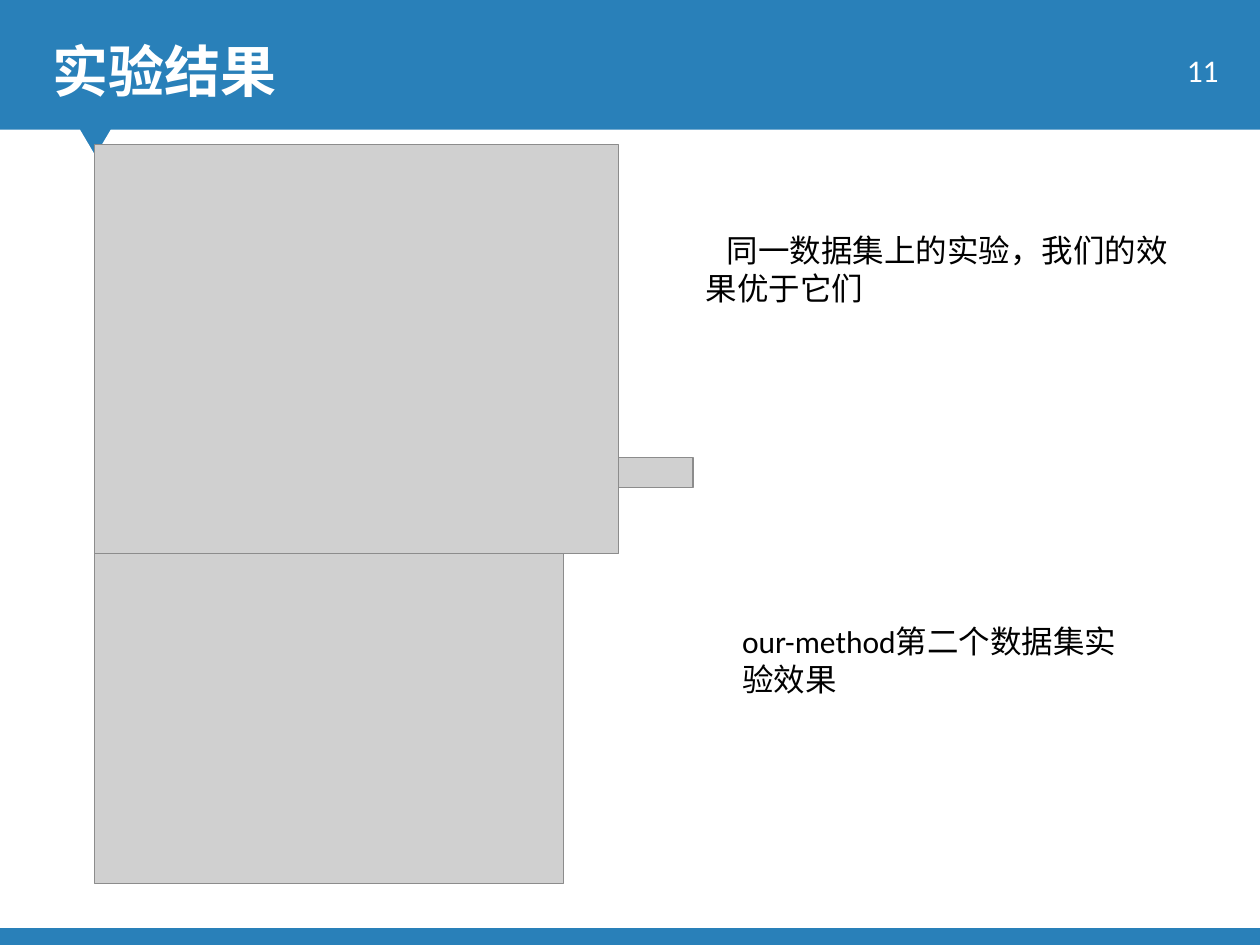
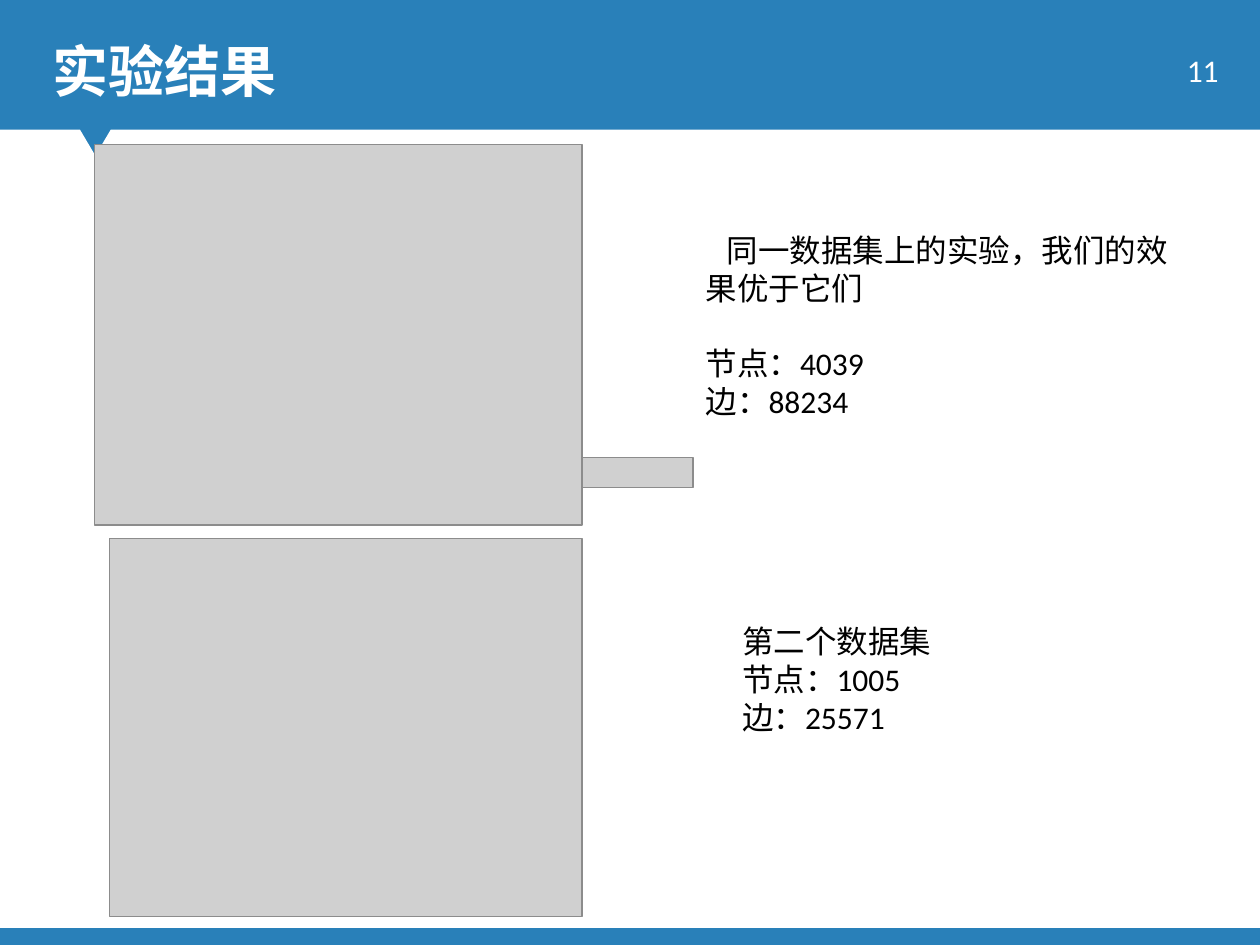
Before and after one commit to 15779235038/mypaper, a slide deck: slide 11 of jarden_center/main_code/single-multiple-source/baseon_setCover/第二周 (2).pptx. Drawn at 1260x945 pixels with LibreOffice and Linux fonts; fonts in the diff are those of the drawing; grey boxes stand for pictures; background and template pictures are left out. Boxes give left, top, right and bottom in pixels: in the first picture for what was removed or moved away, otherwise in the second. Text is boxed around its words. In the diff, an @@ line names an element or a change of style, - is before the commit and + after.

```diff
--- a/jarden_center/main_code/single-multiple-source/baseon_setCover/第二周 (2).pptx
+++ b/jarden_center/main_code/single-multiple-source/baseon_setCover/第二周 (2).pptx
@@ picture resized from (x1=94, y1=145, x2=619, y2=554) to (x1=94, y1=145, x2=582, y2=525) @@
@@ text at (x1=706, y1=348, x2=864, y2=416): paragraphs added @@
+节点：4039
+边：88234
@@ picture resized from (x1=94, y1=528, x2=563, y2=883) to (x1=110, y1=538, x2=582, y2=916) @@
@@ text at (x1=742, y1=626, x2=931, y2=732): text changed @@
-our-method第二个数据集实验效果
+第二个数据集
+节点：1005
+边：25571
```
Also in this commit, not shown: 1 slide added, 15 other files.
